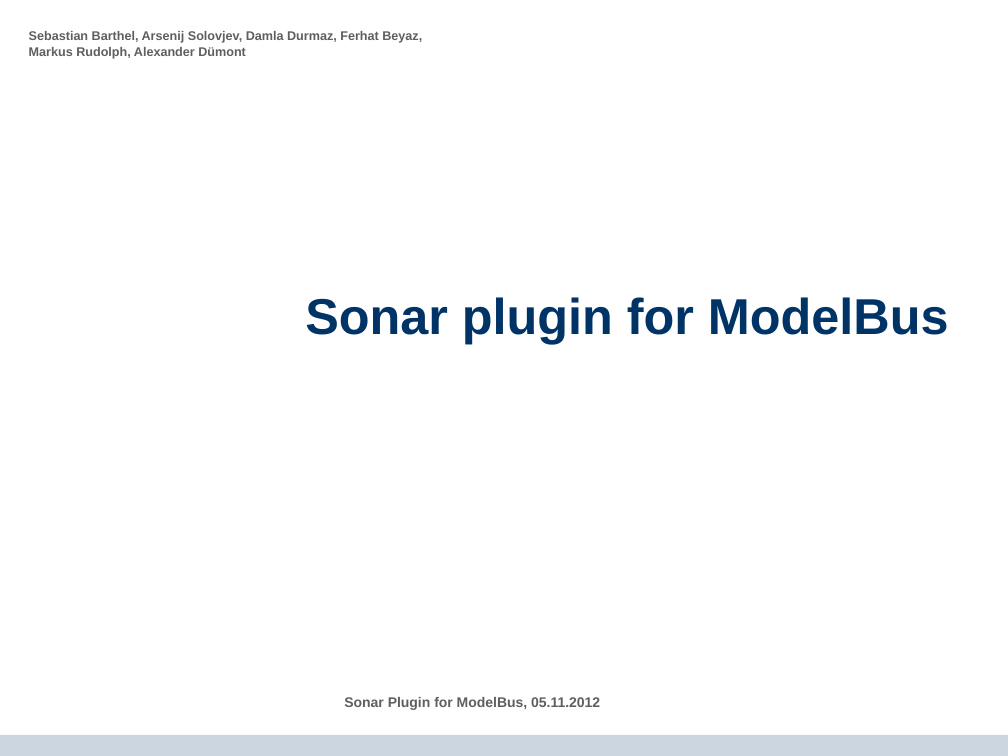
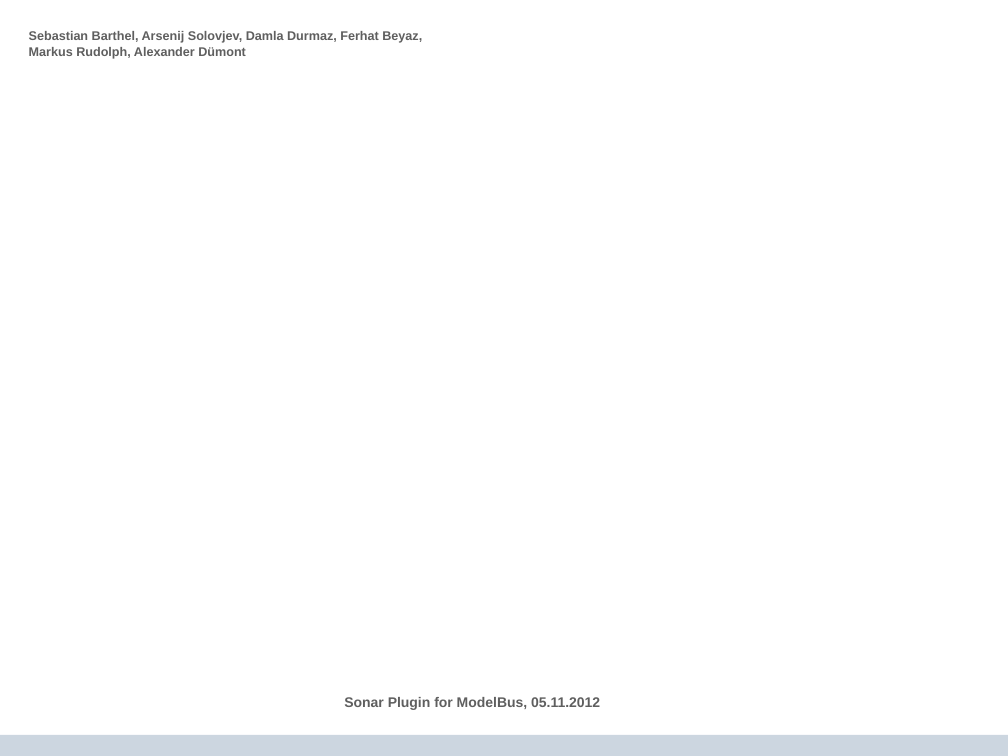
Before and after one commit to arsenij-solovjev/sonar-modelbus-plugin, a slide deck: slide 1 of requirements/Powerpoint Vorlage.pptx. Drawn at 1008x756 pixels with LibreOffice and Linux fonts; fonts in the diff are those of the drawing; background and template pictures are left out. Boxes give left, top, right and bottom in pixels: in the first picture for what was removed or moved away, otherwise in the second. Text is boxed around its words. In the diff, an @@ line names an element or a change of style, - is before the commit and + after.

```diff
--- a/requirements/Powerpoint Vorlage.pptx
+++ b/requirements/Powerpoint Vorlage.pptx
@@ title removed at (305,297,949,344) @@
-Sonar plugin for ModelBus
```
Also in this commit, not shown: 1 other slide changed, 1 slide added.
